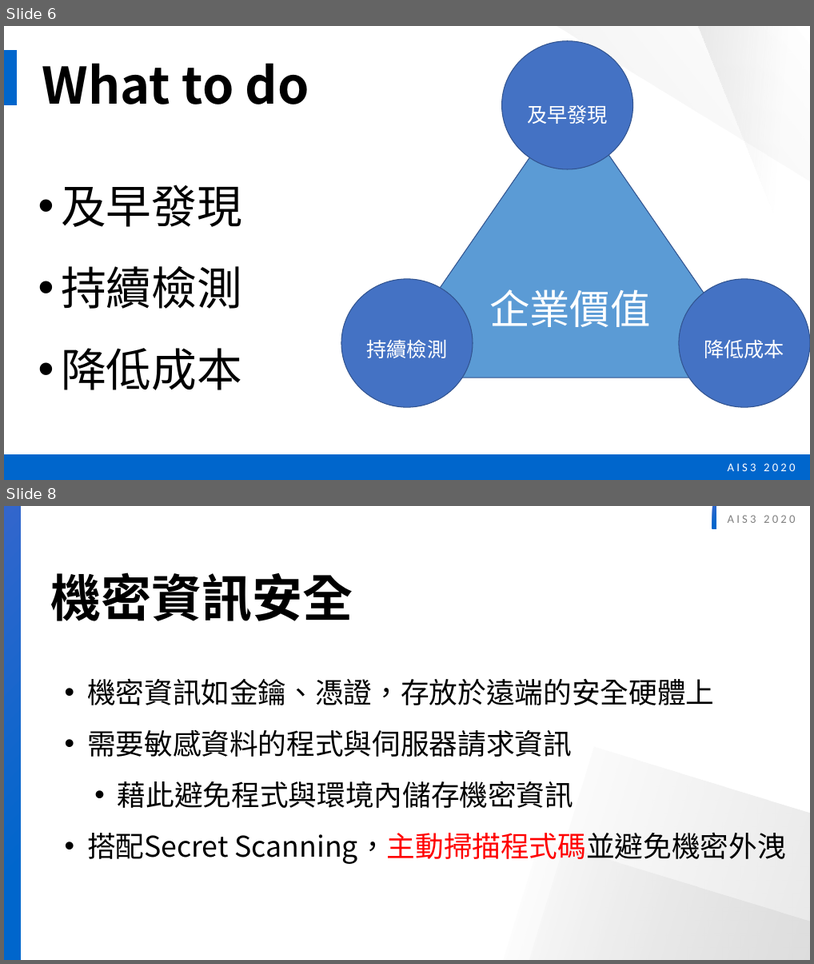
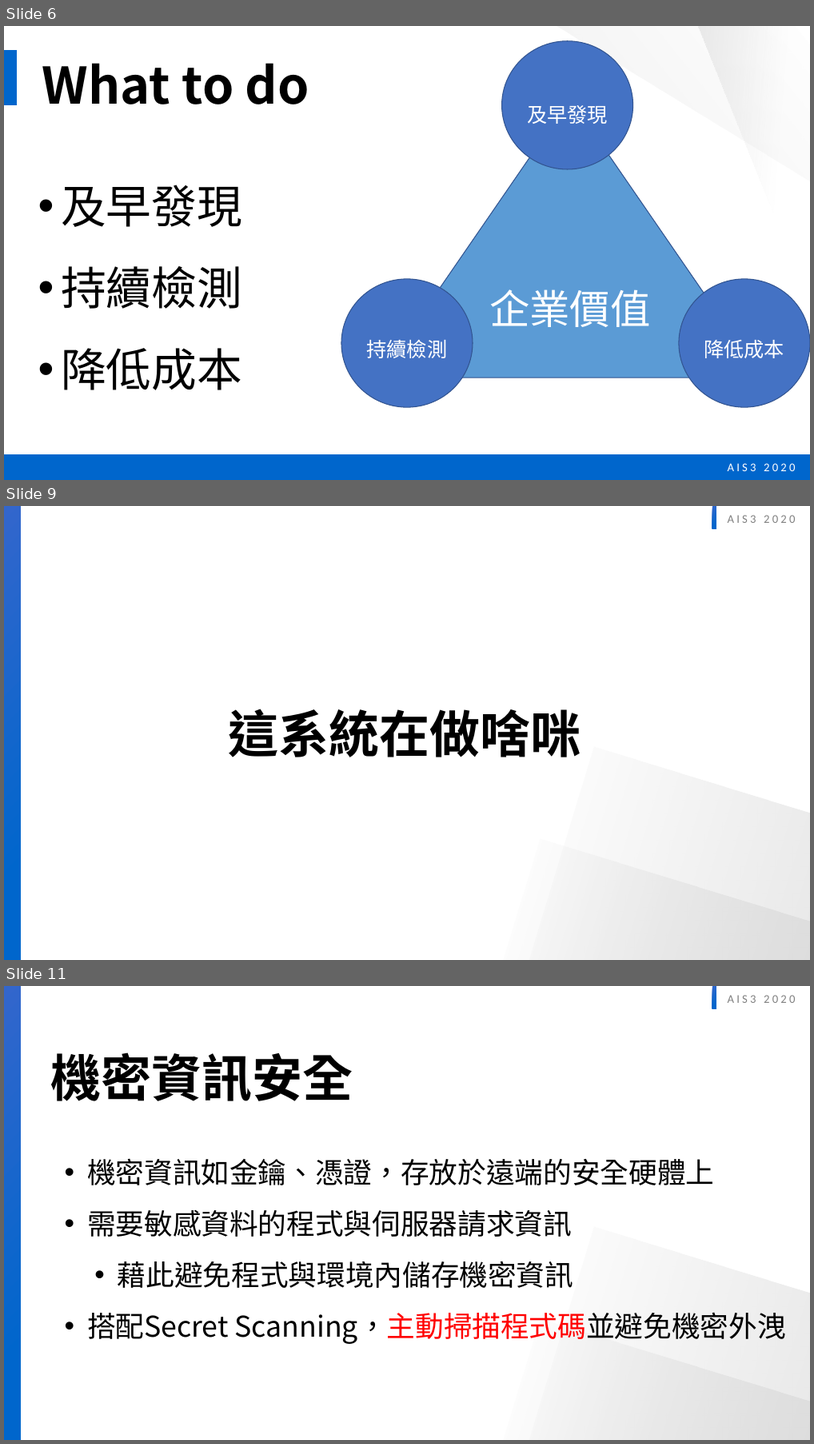
Before and after one commit to twinklestar03/AIS3-Dragon, a slide deck: Slide/AIS3 dragon security .pptx. Shown one above the other, each under a label of ours: slides 6 and 8 before the commit, slides 6, 9 and 11 after it; the slides between them are not shown. The pictures are 814x964 and 814x1444 pixels, drawn with LibreOffice and Linux fonts; fonts in the diff are those of the drawing. Boxes give left, top, right and bottom in pixels: in the first picture for what was removed or moved away, otherwise in the second. Text is boxed around its words. In the diff, an @@ line names an element or a change of style, - is before the commit and + after.

```diff
--- a/Slide/AIS3 dragon security .pptx
+++ b/Slide/AIS3 dragon security .pptx
@@ slide 9 added at <box>4,506,810,960</box>, background #FFFFFF; not listed: 5 template elements that a slide beside it also shows @@
@@ text added at <box>228,708,581,757</box>, 60 pt, text #000000, bold @@
+這系統在做啥咪
@@ what was slide 8 is now slide 11 @@
```
Also in this commit, not shown: 1 slide changed, 2 other slides added.
